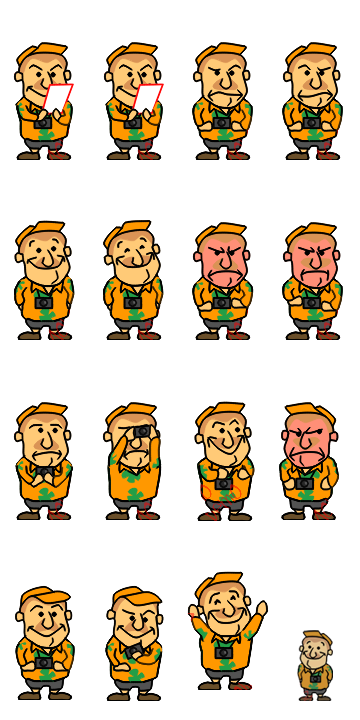
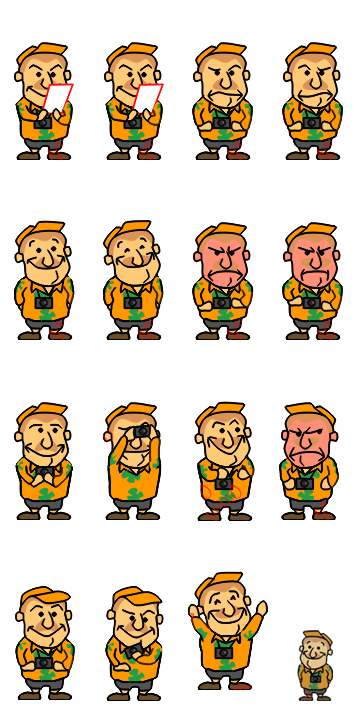
Before/after of a 360px x 720px layered artwork. What changed in the layer stack:
showed "Слой 35 (копия)", painted on it over [14, 45, 341, 701]
painted on "Слой 35" over [14, 402, 162, 520]
